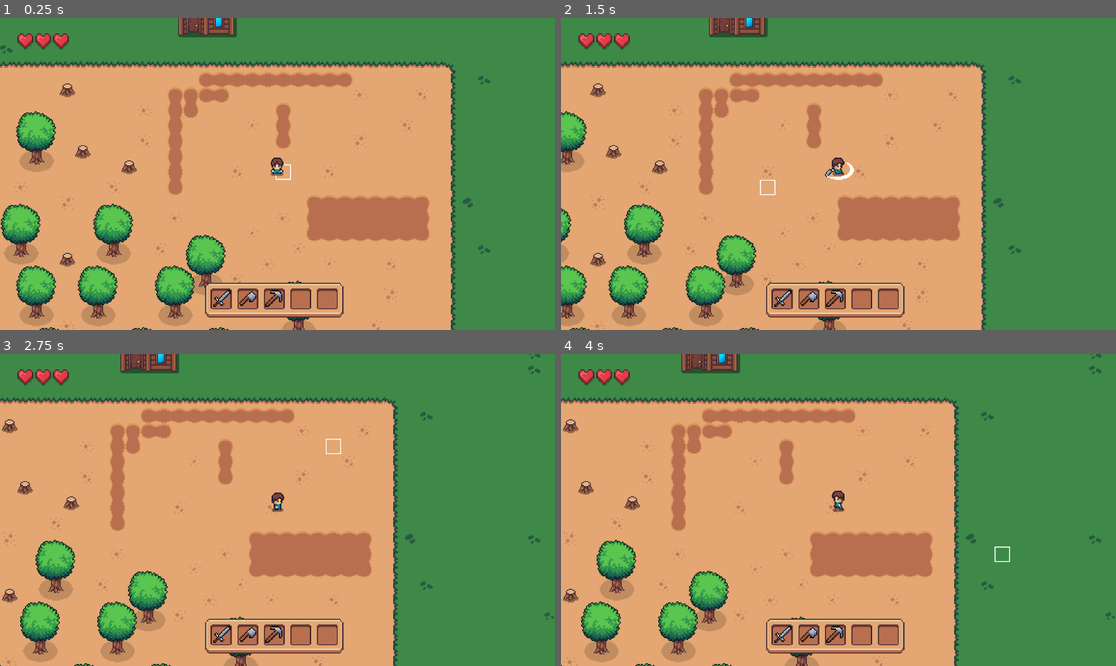
Above: before the commit, frames 1-4 (two rows, left to right).
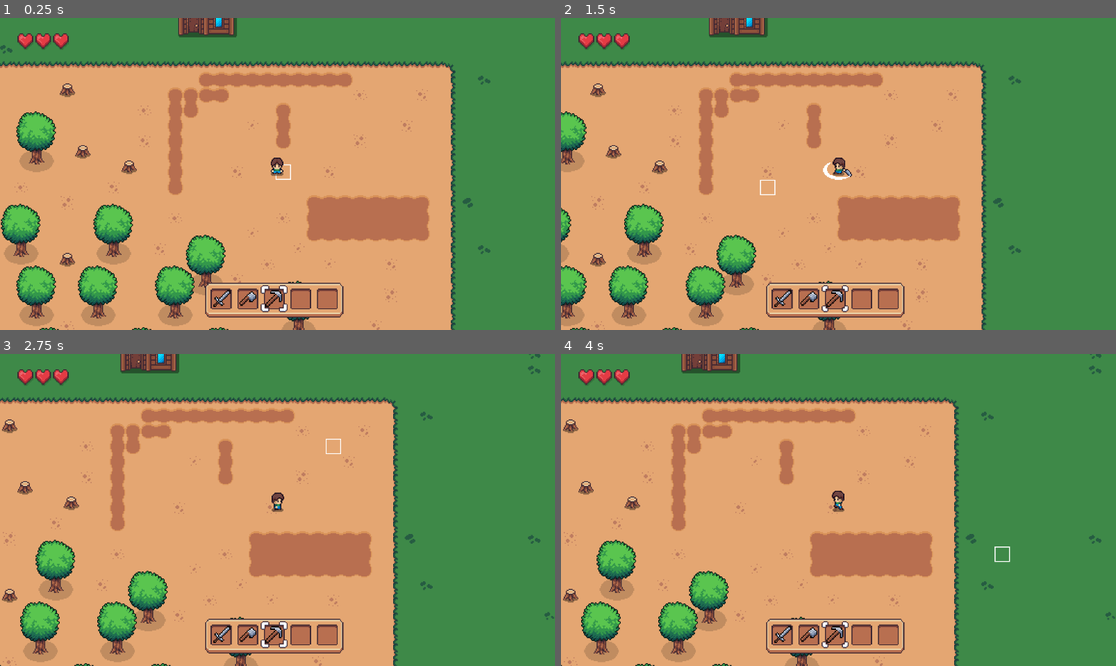
Above: after the commit, the same moments.

Repository: YvanBrito/FarmDefense
Game: Godot game, scene res://scenes/firstLvl.tscn
Same seed, same stepped clock (60 frames per second), same inputs: the game is played once before the commit and once after it.
Inputs (mouse positions are in pixels of both pictures, inside the frame that each line leads up to):
- Up to frame 1 (0.25 s): no input
- Up to frame 2 (1.5 s): move the mouse to (960, 158) at 0.52 s; press the mouse at (960, 158) at 0.53 s; hold D (ui_right) 0.53-1.25 s; release the mouse at (960, 158) at 1.25 s; drag from (727, 189) to (838, 164) at 1.27 s
- Up to frame 3 (2.75 s): move the mouse to (333, 441) at 2.02 s; press the mouse at (333, 441) at 2.03 s; hold D (ui_right) from 2.03 s (still down)
- Up to frame 4 (4 s): release D (ui_right) at 2.75 s; release the mouse at (894, 441) at 2.75 s; drag from (810, 572) to (672, 463) at 2.77 s; move the mouse to (1005, 556) at 3.52 s; press the mouse at (1005, 556) at 3.53 s; hold A (ui_left) from 3.53 s (still down)

The runs differ from the first frame. In frame 1, 0.1% of the frame differs, in the area x 46-52%, y 85-95%; in frame 2, 0.3%, in the area x 46-53%, y 44-95%; in frame 3, 0.1%; in frame 4, less than 0.1%.

Commit message:
upgrade attack script, added gui selector for pause menu and tile highlight when mouse hover

Diff:
--- a/prefabs/UI_elem/pause_menu.gd
+++ b/prefabs/UI_elem/pause_menu.gd
@@ -2,10 +2,20 @@
 
 @onready var slots_in_use_container: Control = $TextureRect/InUse
 @onready var slots_backpack: Control = $TextureRect/Backpack
+@onready var selection_gui: AnimatedSprite2D = $TextureRect/SelectionGUI
 
 func _ready() -> void:
 	InventorySingleton.updated_inventory.connect(update_pause_ui)
 	update_pause_ui()
+
+func _process(_delta: float) -> void:
+	selection_gui.visible = true
+	if InventorySingleton.index_selected_slot_pause_menu == -1:
+		selection_gui.visible = false
+	elif InventorySingleton.index_selected_slot_pause_menu < 5:
+		selection_gui.global_position = slots_in_use_container.get_children()[InventorySingleton.index_selected_slot_pause_menu].global_position + Vector2(21,20)
+	else:
+		selection_gui.global_position = slots_backpack.get_children()[InventorySingleton.index_selected_slot_pause_menu-5].global_position + Vector2(21,20)
 
 func update_pause_ui() -> void:
 	for index_item in 5:
--- a/prefabs/UI_elem/pause_menu.tscn
+++ b/prefabs/UI_elem/pause_menu.tscn
@@ -1,7 +1,8 @@
-[gd_scene load_steps=4 format=3 uid="uid://clyfcvekbf5nj"]
+[gd_scene load_steps=5 format=3 uid="uid://clyfcvekbf5nj"]
 
 [ext_resource type="Script" path="res://prefabs/UI_elem/pause_menu.gd" id="1_fgop7"]
 [ext_resource type="Texture2D" uid="uid://dube0yc34t4v7" path="res://assets/sprites/Cute_Fantasy_UI/UI_Premade_001.png" id="2_8c4ai"]
+[ext_resource type="PackedScene" uid="uid://dfynicjympins" path="res://prefabs/UI_elem/selection_gui.tscn" id="3_25chx"]
 [ext_resource type="PackedScene" uid="uid://5xfs2ywrmqso" path="res://prefabs/UI_elem/slot_item.tscn" id="3_uadae"]
 
 [node name="PauseMenu" type="CanvasLayer"]
@@ -28,6 +29,9 @@
 grow_horizontal = 2
 grow_vertical = 2
 texture = ExtResource("2_8c4ai")
+
+[node name="SelectionGUI" parent="TextureRect" instance=ExtResource("3_25chx")]
+position = Vector2(330, 112)
 
 [node name="Backpack" type="Control" parent="TextureRect"]
 layout_mode = 1
--- a/prefabs/UI_elem/ui_in_game.tscn
+++ b/prefabs/UI_elem/ui_in_game.tscn
@@ -1,9 +1,10 @@
-[gd_scene load_steps=7 format=3 uid="uid://cayr6wkrbdp1v"]
+[gd_scene load_steps=8 format=3 uid="uid://cayr6wkrbdp1v"]
 
 [ext_resource type="Script" path="res://scripts/UI/ui_in_game.gd" id="1_8ukip"]
 [ext_resource type="Script" path="res://scripts/UI/hearts_container.gd" id="1_h8d7w"]
 [ext_resource type="Texture2D" uid="uid://b813un27bf6bk" path="res://assets/sprites/Cute_Fantasy_UI/UI_Premade.png" id="2_rd4sc"]
 [ext_resource type="PackedScene" uid="uid://5xfs2ywrmqso" path="res://prefabs/UI_elem/slot_item.tscn" id="4_4molc"]
+[ext_resource type="PackedScene" uid="uid://dfynicjympins" path="res://prefabs/UI_elem/selection_gui.tscn" id="4_iuvo2"]
 
 [sub_resource type="AtlasTexture" id="AtlasTexture_eumio"]
 atlas = ExtResource("2_rd4sc")
@@ -68,6 +69,9 @@
 grow_vertical = 0
 theme_override_constants/separation = 13
 
+[node name="SelectionGUI" parent="ItemsSlots/ItemsSlotsContainer" instance=ExtResource("4_iuvo2")]
+position = Vector2(19, 21)
+
 [node name="Slot" parent="ItemsSlots/ItemsSlotsContainer" instance=ExtResource("4_4molc")]
 layout_mode = 2
 
--- a/prefabs/player.tscn
+++ b/prefabs/player.tscn
@@ -881,9 +881,7 @@
 visible = false
 position = Vector2(0, -5)
 sprite_frames = SubResource("SpriteFrames_02gpx")
-animation = &"attack1_down"
-frame = 3
-frame_progress = 1.0
+animation = &"attack2_hor"
 
 [node name="InteractionCollision" type="CollisionShape2D" parent="."]
 position = Vector2(0, -5)
--- a/scenes/firstLvl.tscn
+++ b/scenes/firstLvl.tscn
@@ -199,12 +199,10 @@
 
 [node name="Camera2D" type="Camera2D" parent="Player"]
 zoom = Vector2(2, 2)
-limit_left = -415
-limit_top = -315
-limit_right = 1040
-limit_bottom = 657
-
-[node name="RayCast2D" type="RayCast2D" parent="Player/Camera2D"]
+limit_left = -702
+limit_top = -480
+limit_right = 750
+limit_bottom = 494
 
 [node name="AudioListener2D" type="AudioListener2D" parent="Player"]
 current = true
--- a/scripts/InventorySingleton.gd
+++ b/scripts/InventorySingleton.gd
@@ -1,6 +1,8 @@
 extends Node
 
 var backpack_itens: Array[Dictionary] = []
+var index_selected_slot_in_game: int = 2
+var index_selected_slot_pause_menu: int = 6
 var player: CharacterBody2D = null
 
 signal updated_inventory
--- a/scripts/UI/slot_item.gd
+++ b/scripts/UI/slot_item.gd
@@ -45,8 +45,11 @@
 	if item_details.get("description") and item_details.get("description") != "":
 		color_rect.visible = true
 
+	InventorySingleton.index_selected_slot_pause_menu = slot_index
+
 func _on_mouse_exited() -> void:
 	color_rect.visible = false
+	InventorySingleton.index_selected_slot_pause_menu = -1
 
 func _get_drag_data(_at_position:Vector2)->Variant:
 	var preview_texture := TextureRect.new()
--- a/scripts/UI/ui_in_game.gd
+++ b/scripts/UI/ui_in_game.gd
@@ -1,6 +1,7 @@
 extends CanvasLayer
 
 @onready var items_slots_container: HBoxContainer = $ItemsSlots/ItemsSlotsContainer
+@onready var selection_gui: AnimatedSprite2D = $ItemsSlots/ItemsSlotsContainer/SelectionGUI
 
 func _ready() -> void:
 	InventorySingleton.updated_inventory.connect(update_ui)
@@ -10,8 +11,8 @@
 	InventorySingleton.add_item_on_pos(Items.get_item("sickle"), 6)
 
 func _process(_delta: float) -> void:
-	pass
+	selection_gui.position = items_slots_container.get_children()[InventorySingleton.index_selected_slot_in_game+1].position + Vector2(21,20)
 
 func update_ui() -> void:
 	for index_item in 5:
-		items_slots_container.get_children()[index_item].item_details = InventorySingleton.backpack_itens[index_item]
+		items_slots_container.get_children()[index_item+1].item_details = InventorySingleton.backpack_itens[index_item]
--- a/scripts/manager.gd
+++ b/scripts/manager.gd
@@ -19,6 +19,10 @@
 	hearts_container.updateHearts(player.currentHealth)
 
 func _process(_delta: float) -> void:
+	change_selector_tile()
+	pass
+
+func change_selector_tile() -> void:
 	var mousePos: Vector2 = ground.get_local_mouse_position()
 	var loc: Vector2 = ground.local_to_map(mousePos)
 	tile_selector.position = ground.map_to_local(loc) - Vector2(8, 8)
--- a/scripts/player.gd
+++ b/scripts/player.gd
@@ -9,7 +9,6 @@
 
 @onready var animated_sprite_2d: AnimatedSprite2D = $AnimatedSprite2D
 @onready var sword_animated_sprite: AnimatedSprite2D = $SwordAnimatedSprite
-@onready var ray_cast_2d: RayCast2D = $Camera2D/RayCast2D
 @onready var ground: TileMapLayer = $"../TileMapLayer/Ground"
 @onready var in_game_ui: CanvasLayer = $"../InGameUI"
 
@@ -27,6 +26,7 @@
 
 func _unhandled_input(event: InputEvent) -> void:
 	if (event is InputEventMouseButton or event is InputEventJoypadButton) and Input.is_action_pressed("action_tool") and Engine.time_scale == 1:
+		last_direction = position.direction_to(get_global_mouse_position()).normalized()
 		isAttacking = true
 
 func _process(_delta: float) -> void:
@@ -48,19 +48,19 @@
 func process_anims() -> void:
 	if isAttacking:
 		sword_animated_sprite.visible = true
-		#last_direction = get_local_mouse_position().normalized()
-		#print(last_direction)
-		if last_direction.y > 0:
-			sword_animated_sprite.position = Vector2(0, -4)
-			animated_sprite_2d.play("attack1_down")
-			sword_animated_sprite.play("attack1_down")
-		elif last_direction.y < 0:
-			sword_animated_sprite.position = Vector2(0, -8)
-			animated_sprite_2d.play("attack1_up")
-			sword_animated_sprite.play("attack1_up")
+		if abs(last_direction.y) > abs(last_direction.x):
+			if last_direction.y > 0:
+				sword_animated_sprite.position = Vector2(0, -4)
+				animated_sprite_2d.play("attack1_down")
+				sword_animated_sprite.play("attack1_down")
+			elif last_direction.y < 0:
+				sword_animated_sprite.position = Vector2(0, -8)
+				animated_sprite_2d.play("attack1_up")
+				sword_animated_sprite.play("attack1_up")
 		elif last_direction.x != 0:
 			sword_animated_sprite.position = Vector2(0, -8)
 			animated_sprite_2d.flip_h = last_direction.x < 0
+			sword_animated_sprite.flip_h = last_direction.x < 0
 			animated_sprite_2d.play("attack1_hor")
 			sword_animated_sprite.play("attack1_hor")
 	elif velocity != Vector2.ZERO:
@@ -75,9 +75,9 @@
 			animated_sprite_2d.flip_h = velocity.x < 0
 			sword_animated_sprite.flip_h = velocity.x < 0
 	else:
-		if last_direction.y > 0:
+		if last_direction.y > 0 and abs(last_direction.y) < abs(last_direction.x):
 			animated_sprite_2d.play("idle_down")
-		elif last_direction.y < 0:
+		elif last_direction.y < 0 and abs(last_direction.y) > abs(last_direction.x):
 			animated_sprite_2d.play("idle_up")
 		elif last_direction.x != 0:
 			animated_sprite_2d.flip_h = last_direction.x < 0
